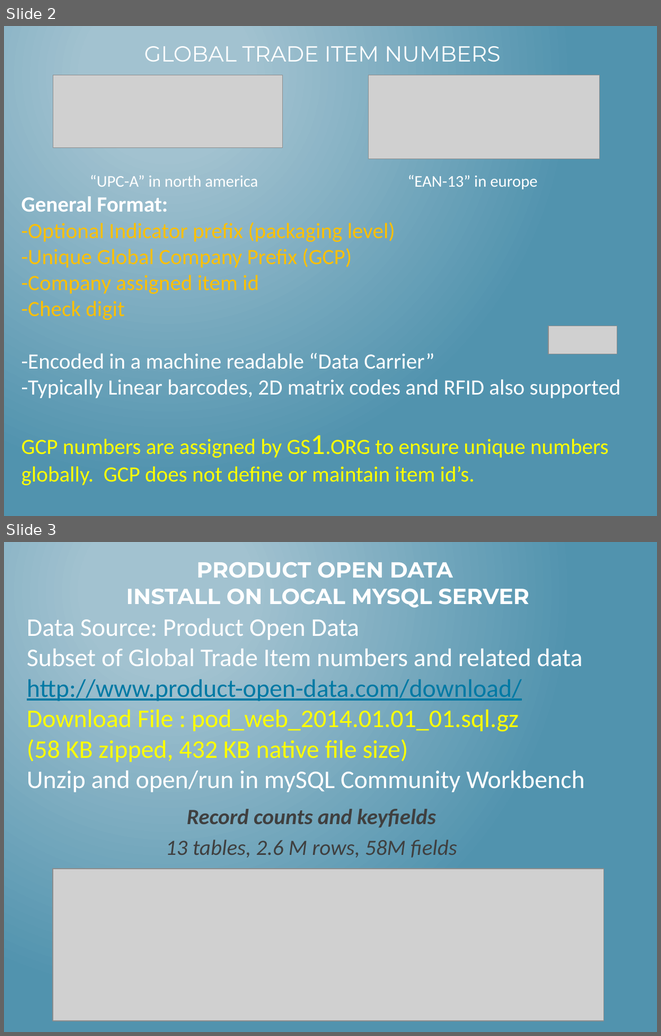
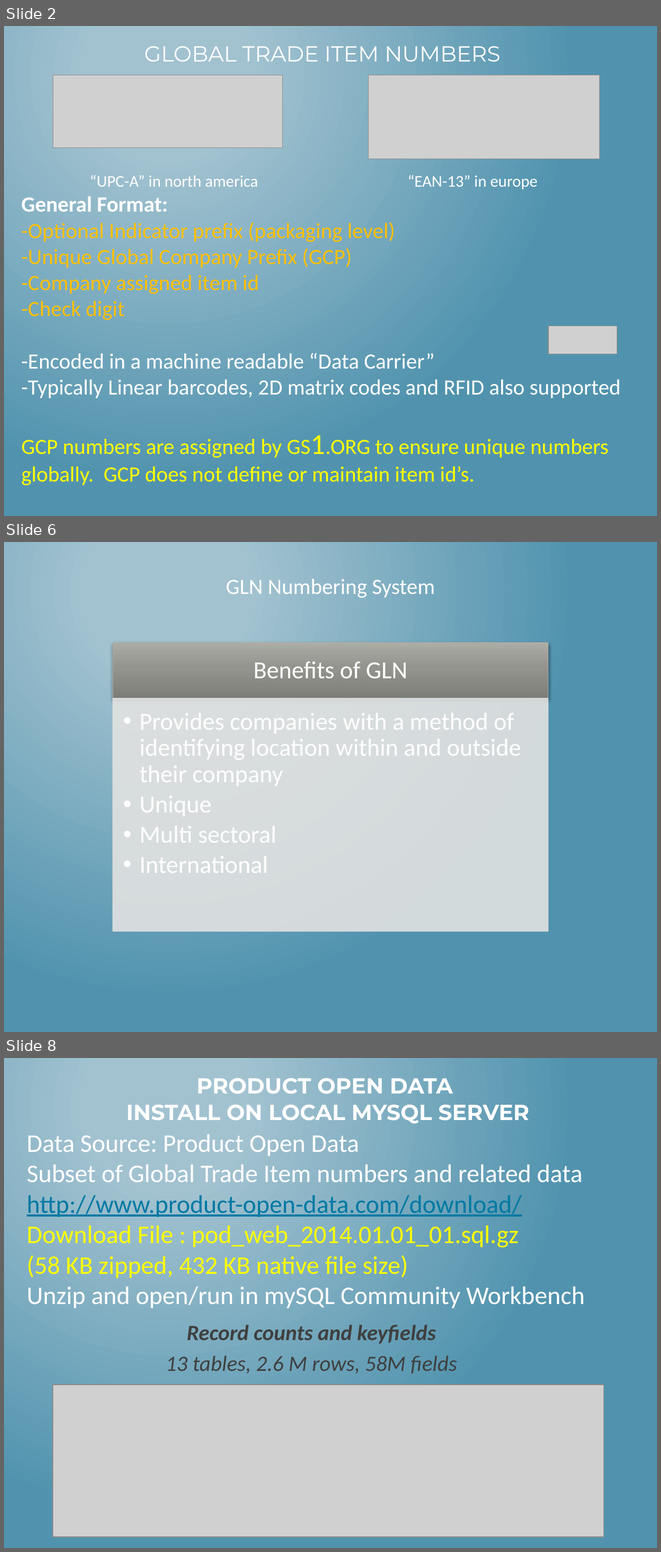
Before and after one commit to rlisbona/MSDS-7330-Term-Paper-1, a slide deck: Paper/Insights using MySQL to explore Global Trade Item.pptx. Shown one above the other, each under a label of ours: slides 2 and 3 before the commit, slides 2, 6 and 8 after it; the slides between them are not shown. The pictures are 661x1036 and 661x1552 pixels, drawn with LibreOffice and Linux fonts; fonts in the diff are those of the drawing; grey boxes stand for pictures. Boxes give left, top, right and bottom in pixels: in the first picture for what was removed or moved away, otherwise in the second. Text is boxed around its words. In the diff, an @@ line names an element or a change of style, - is before the commit and + after.

```diff
--- a/Paper/Insights using MySQL to explore Global Trade Item.pptx
+++ b/Paper/Insights using MySQL to explore Global Trade Item.pptx
@@ slide 6 added at [4, 542, 657, 1032], background gradient #A3C3D1 to #5194AF @@
@@ text added at [226, 579, 435, 598], 24 pt, text #FFFFFF @@
+GLN Numbering System
@@ group added at [113, 643, 548, 931]: 2 rectangles, 2 texts @@
+Benefits of GLN
+  • Provides companies with a method of identifying location within and outside their company
+  • Unique
+  • Multi sectoral
+  • International
@@ what was slide 3 is now slide 8 @@
```
Also in this commit, not shown: 1 slide changed, 4 other slides added, 4 other files.
